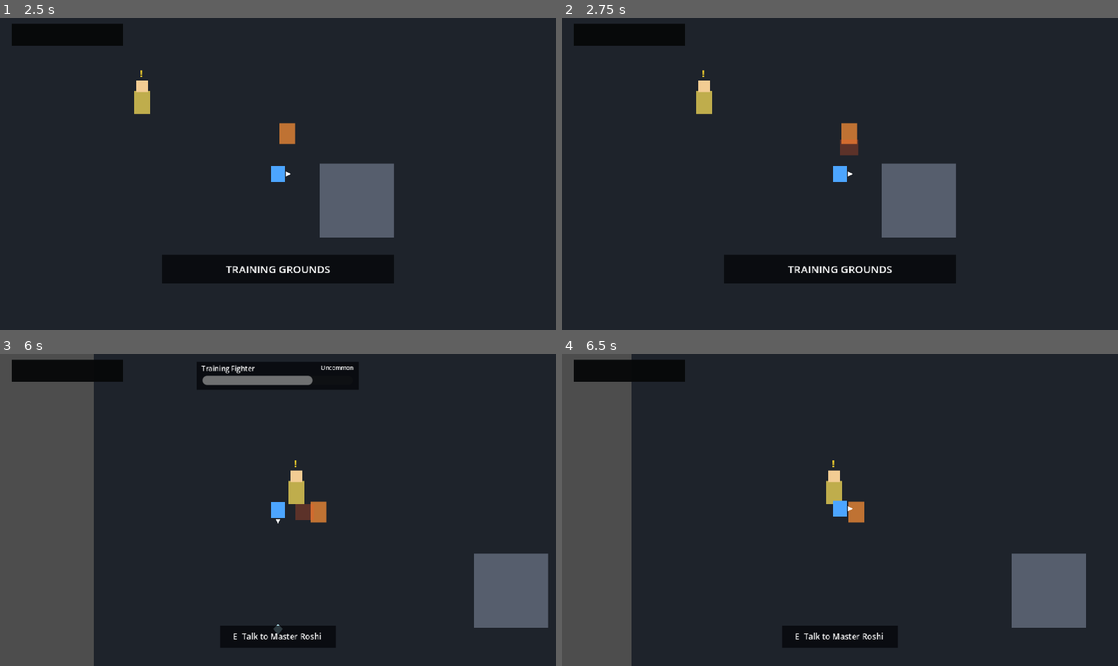
Above: before the commit, frames 1-4 (two rows, left to right).
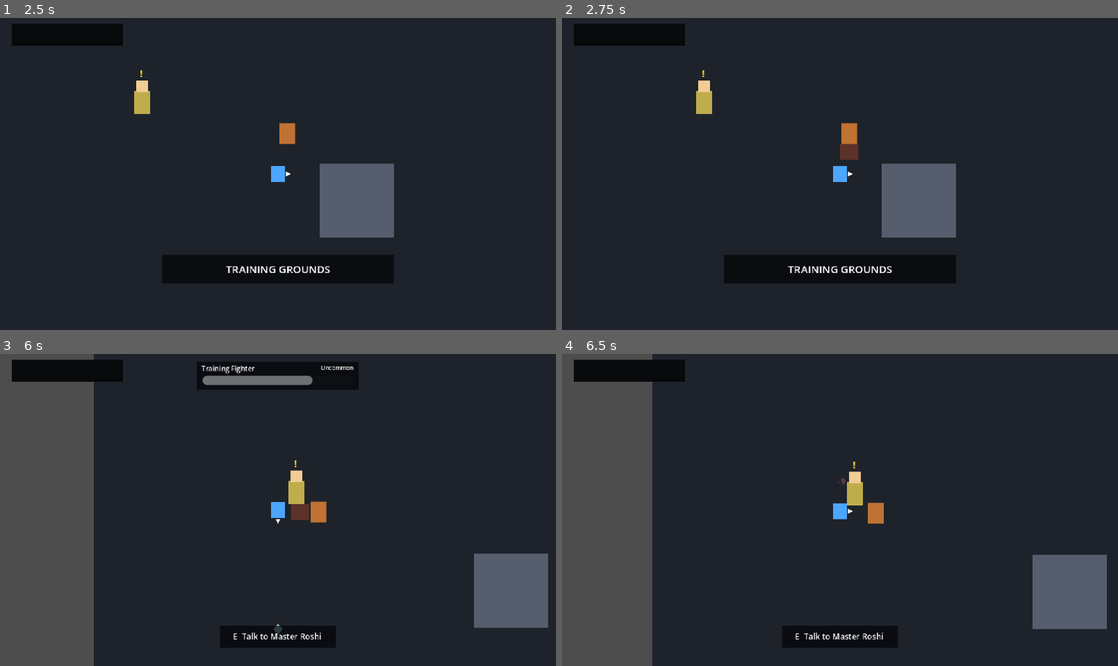
Above: after the commit, the same moments.

Repository: kikajima/dragonballsoullegacy
Game: Godot game, scene res://scenes/bootstrap/bootstrap.tscn
The game is run twice, just before and just after one commit, with the same random seed, the same clock (stepped at 60 frames per second) and the same inputs.
Inputs:
- Up to frame 1 (2.5 s): tap Enter (ui_accept) at 0.5, 0.77, 1.52 s; hold D (move_right) 0.53-1.28 s; tap J (attack) at 0.6, 1.35, 2.3 s; hold S (move_down) 1.28-2.03 s; hold D (move_right) from 2.03 s (still down); hold Shift (block) from 2.03 s (still down)
- Up to frame 2 (2.75 s): keep holding D (move_right); keep holding Shift (block)
- Up to frame 3 (6 s): tap Enter (ui_accept) at 2.75, 3.02, 3.77, 4.52 s; release D (move_right) at 2.78 s; release Shift (block) at 2.78 s; hold W (move_up) 2.78-3.53 s; tap L (charge_ki) at 2.85 s; tap J (attack) every 0.75 s from 3.05 to 5.3 s; hold Space (dash) 3.53-4.28 s; hold A (move_left) 3.53-5.03 s; tap E (interact) at 4.35 s; hold S (move_down) 5.03-5.78 s; hold K (ki_blast) 5.03-5.78 s; hold D (move_right) from 5.78 s (still down); tap I (kick) at 5.85 s
- Up to frame 4 (6.5 s): keep holding D (move_right); tap Enter (ui_accept) at 6.02 s; tap J (attack) at 6.05 s

Frame 1 is identical in both runs. In frame 2, less than 0.1% of the frame differs, in the area x 50-54%, y 38-46%; in frame 3, less than 0.1%; in frame 4, 6.3%, in the area x 12-98%, y 0-100%.

Commit message:
balance: match enemy melee reach to full body collision

Diff:
--- a/actors/enemies/debug_goku_enemy.tscn
+++ b/actors/enemies/debug_goku_enemy.tscn
@@ -91,6 +91,7 @@
 script = ExtResource("7_melee")
 damage = 8
 attack_duration = 0.5
+attack_offset_distance = 16.0
 hitbox_active_from = 0.14
 hitbox_active_until = 0.34
 combo_chain_from = 0.36
